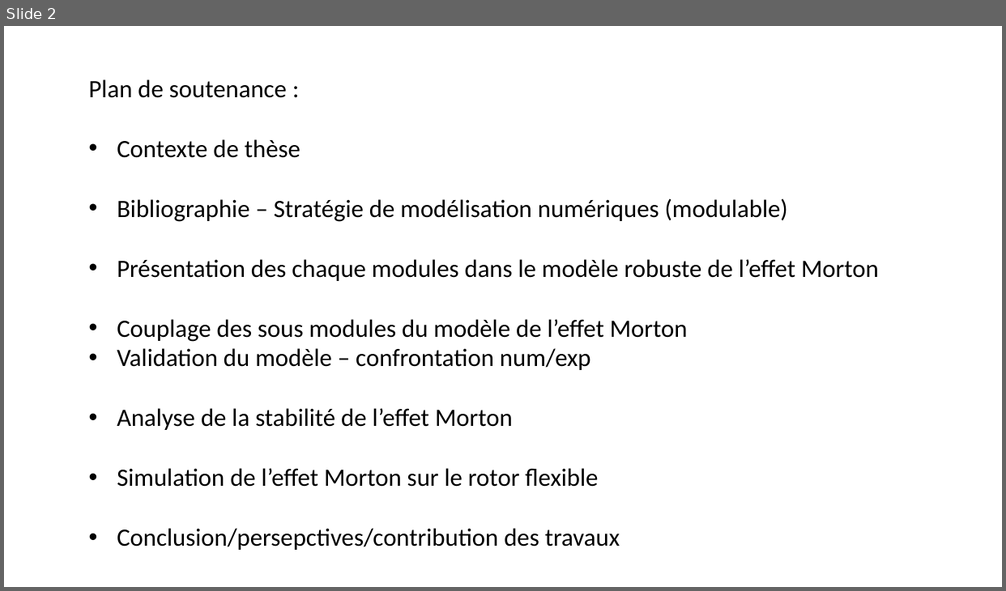
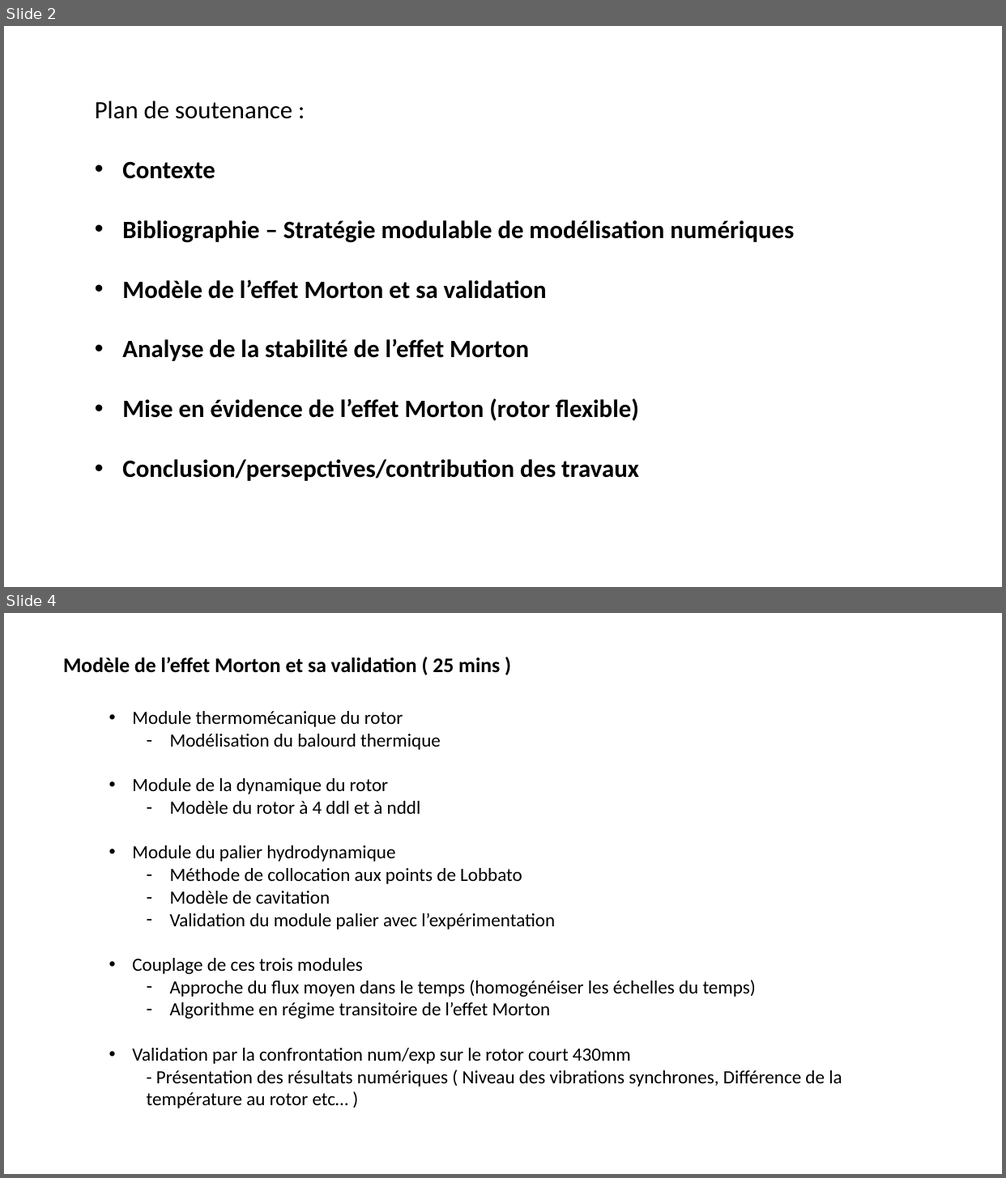
Before and after one commit to SilunZ/SoutenanceThese, a slide deck: Plan de soutenance These Morton Silun.pptx. Shown one above the other, each under a label of ours: slide 2 before the commit, slides 2 and 4 after it; the slides between them are not shown. The pictures are 1006x591 and 1006x1178 pixels, drawn with LibreOffice and Linux fonts; fonts in the diff are those of the drawing. Boxes give left, top, right and bottom in pixels: in the first picture for what was removed or moved away, otherwise in the second. Text is boxed around its words. In the diff, an @@ line names an element or a change of style, - is before the commit and + after.

Commit message:
plan de la soutenance de thèse

```diff
--- a/Plan de soutenance These Morton Silun.pptx
+++ b/Plan de soutenance These Morton Silun.pptx
@@ slide 4 added at (4,613,1002,1174), background #FFFFFF @@
@@ text added at (63,657,500,673), 20 pt, text #000000, bold @@
+Modèle de l’effet Morton et sa validation ( 25 mins )
@@ text added at (132,711,842,1109), 18 pt, text #000000 @@
+• Module thermomécanique du rotor
+  – Modélisation du balourd thermique
+• Module de la dynamique du rotor
+  – Modèle du rotor à 4 ddl et à nddl
+• Module du palier hydrodynamique
+  – Méthode de collocation aux points de Lobbato
+  – Modèle de cavitation
+  – Validation du module palier avec l’expérimentation
+• Couplage de ces trois modules
+  – Approche du flux moyen dans le temps (homogénéiser les échelles du temps)
+  – Algorithme en régime transitoire de l’effet Morton
+• Validation par la confrontation num/exp sur le rotor court 430mm
+  - Présentation des résultats numériques ( Niveau des vibrations synchrones, Différence de la température au rotor etc… )
@@ slide 2 changed as well @@
@@ text "Plan de soutenance :": place and size @@
-text "Plan de soutenance :" at (89,79,879,550)
+text "Plan de soutenance :" at (95,101,794,481)
@@ text at (122,161,794,299): text changed; bold on @@
-• Contexte de thèse
-• Bibliographie – Stratégie de modélisation numériques (modulable)
-• Présentation des chaque modules dans le modèle robuste de l’effet Morton
-• Couplage des sous modules du modèle de l’effet Morton
-• Validation du modèle – confrontation num/exp
+• Contexte
+• Bibliographie – Stratégie modulable de modélisation numériques
+• Modèle de l’effet Morton et sa validation
@@ text at (122,339,639,481): bold on in "Analyse de la stabilité de l’effet Morton", "Conclusion/persepctives/contribution des travaux" @@
@@ text at (122,399,639,421): text changed; bold on @@
-• Simulation de l’effet Morton sur le rotor flexible
+• Mise en évidence de l’effet Morton (rotor flexible)
```
Also in this commit, not shown: 1 other slide changed, 2 other slides added.
